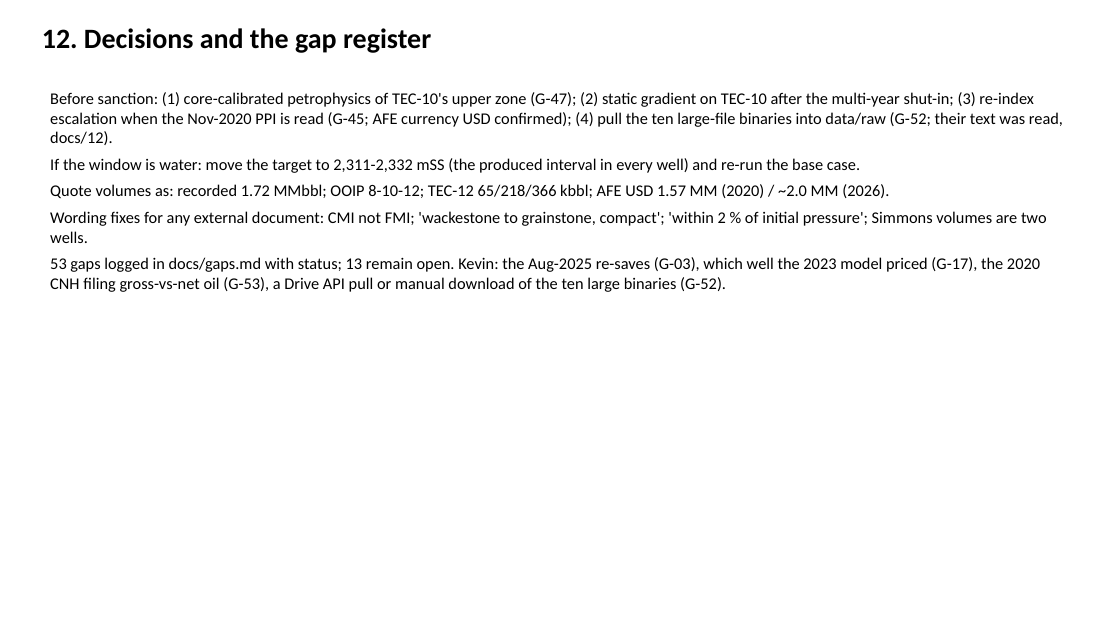
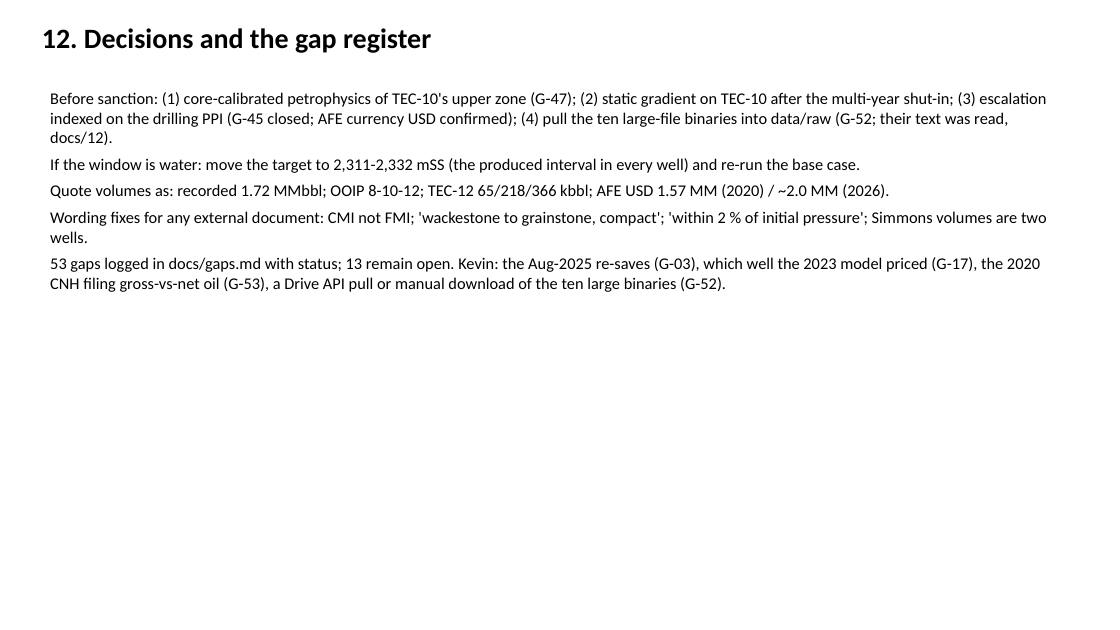
Before and after one commit to gunner1976/git_practice, a slide deck: slide 13 of docs/Tecolutla_TEC12_Handover.pptx. Drawn at 1120x630 pixels with LibreOffice and Linux fonts; fonts in the diff are those of the drawing. Boxes give left, top, right and bottom in pixels: in the first picture for what was removed or moved away, otherwise in the second. Text is boxed around its words. In the diff, an @@ line names an element or a change of style, - is before the commit and + after.

```diff
--- a/docs/Tecolutla_TEC12_Handover.pptx
+++ b/docs/Tecolutla_TEC12_Handover.pptx
@@ text at [50,92,1046,145]: text changed @@
-Before sanction: (1) core-calibrated petrophysics of TEC-10's upper zone (G-47); (2) static gradient on TEC-10 after the multi-year shut-in; (3) re-index escalation when the Nov-2020 PPI is read (G-45; AFE currency USD confirmed); (4) pull the ten large-file binaries into data/raw (G-52; their text was read, docs/12).
+Before sanction: (1) core-calibrated petrophysics of TEC-10's upper zone (G-47); (2) static gradient on TEC-10 after the multi-year shut-in; (3) escalation indexed on the drilling PPI (G-45 closed; AFE currency USD confirmed); (4) pull the ten large-file binaries into data/raw (G-52; their text was read, docs/12).
```
Also in this commit, not shown: 3 other slides changed, 20 other files.
